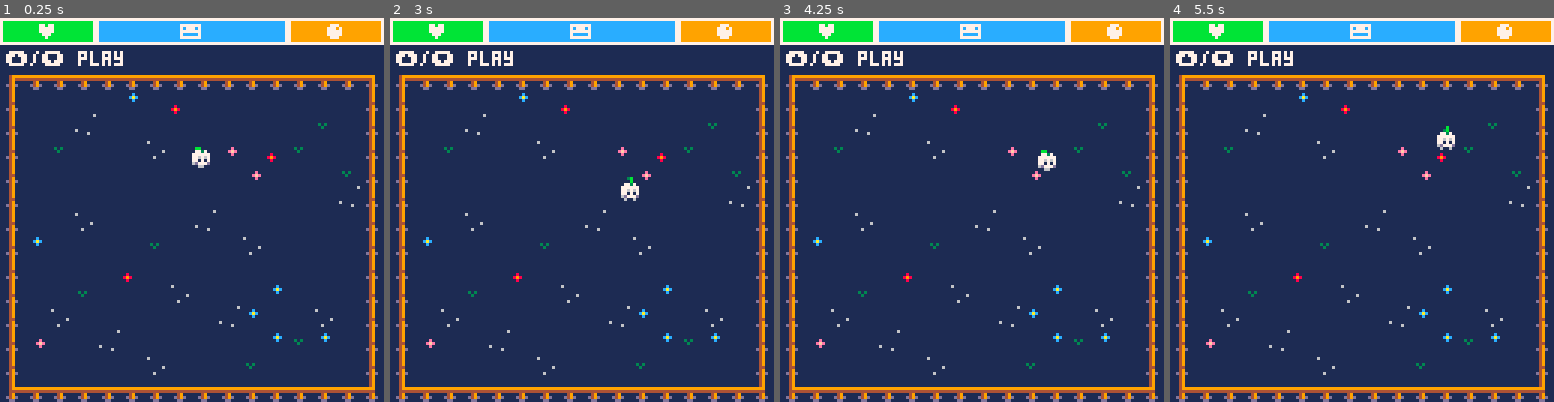
Above: before the commit, frames 1-4 (left to right).
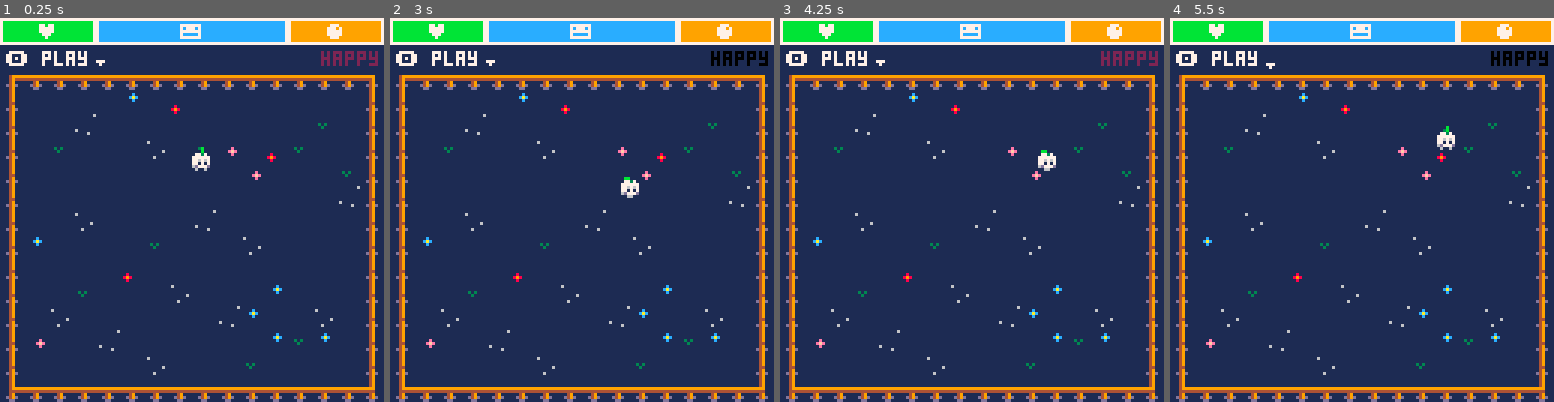
Above: after the commit, the same moments.

Repository: Skylarity/turnip-tot
Game: PICO-8 cartridge turnip-tot.p8
Same seed, same stepped clock (60 frames per second), same inputs: the game is played once before the commit and once after it.
Inputs:
- Up to frame 1 (0.25 s): no input
- Up to frame 2 (3 s): tap O (Z key) at 0.33, 0.7, 1.43, 2.22 s; tap X (X key) at 1.07, 2.07, 2.4, 2.73 s; hold Down 2.42-2.82 s
- Up to frame 3 (4.25 s): tap X (X key) every 0.33 s from 3.07 to 4.07 s; tap O (Z key) at 3.1, 3.98 s; hold Up 3.58-4.08 s
- Up to frame 4 (5.5 s): tap X (X key) every 0.33 s from 4.4 to 5.4 s; hold Down 4.58-5.08 s; tap O (Z key) at 4.87 s

The runs differ from the first frame. In frame 1, 1.0% of the frame differs, in the area x 3-99%, y 8-40%; in frame 2, 1.0%; in frame 3, 0.8%; in frame 4, 0.8%.

Commit message:
Cleaned up UI and started Tot moods

Diff:
--- a/turnip-tot.p8
+++ b/turnip-tot.p8
@@ -169,7 +169,7 @@
 
 -- debug --
 function log(txt,x,y)
-	print(txt,x,y,flr(time())%2==0 and 0 or 2)
+	print(txt,x,y,flr(time()*4)%2==0 and 0 or 2)
 end
 -->8
 -- turnip tot class --
@@ -187,7 +187,8 @@
 	this.hpmax = 255
 	this.hp = this.hpmax
 	this.happymax = 255
-	this.mood = "happy"
+	this.mood_i = 1 --happy
+	this.mood = nil
 	this.happy = this.happymax
 	this.hungermax = 255
 	this.hunger = this.hungermax
@@ -197,7 +198,7 @@
 	if saved == 1 then
 		this.age = dget(save_age)
 		this.hp = dget(save_hp)
-		this.mood = dget(save_mood)
+		this.mood_i = dget(save_mood)
 		this.happy = dget(save_happy)
 		this.hunger = dget(save_hunger)
 	end
@@ -205,6 +206,9 @@
 	-- gfx --
 	this.spr = this.age==0 and 3 or 4
 	this.spr_off = 0
+
+	-- mood --
+	init_tot_mood(this.mood_i,this)
 
 	-- movement --
 	this.roam = true
@@ -239,9 +243,13 @@
 
 	-- hunger --
 	this.hunger -= this.hungerrate
+
+	-- saving --
+	--save_tot(this)
 end,
 draw=function(this)
-	this.spr_off += 0.25
+	-- tot --
+	this.spr_off += this.moving and 0.25 or 0
 	if this.age == 0 then
 		if this.moving then
 			this.spr = 19+this.spr_off%2
@@ -256,10 +264,27 @@
 		end
 	end
 	spr(this.spr,this.x,this.y,1,1,this.flip.x,this.flip.y)
+
+	-- mood --
+	log(this.mood.name,
+			127-(#this.mood.name*4),
+			11)
 end
 }
 add(classes,turnip_tot)
 
+function save_tot(tot)
+	dset(save_age,this.age)
+	dset(save_hp,this.hp)
+	dset(save_mood,this.mood)
+	dset(save_happy,this.happy)
+	dset(save_hunger,this.hunger)
+
+	-- set flag
+	saved = 1
+	dset(dget(save_game_saved),saved)
+end
+
 function get_rnd_tot_spot(x,y)
 	local range = 32
 
@@ -272,6 +297,80 @@
 	return {x=x,y=y}
 end
 
+function init_tot_mood(i,tot)
+	tot.mood = tot_moods[i]
+	if tot.mood.init != nil then
+		tot.mood.init(tot)
+	end
+end
+
+tot_moods = {
+--█ happy █--
+{
+name="happy",
+init=function(tot)
+	--todo
+end,
+update=function(tot)
+	--todo
+end,
+draw=function(tot)
+	--todo
+end
+},
+--█ bored █--
+{
+name="bored",
+init=function(tot)
+	--todo
+end,
+update=function(tot)
+	--todo
+end,
+draw=function(tot)
+	--todo
+end
+},
+--█ sad █--
+{
+name="sad",
+init=function(tot)
+	--todo
+end,
+update=function(tot)
+	--todo
+end,
+draw=function(tot)
+	--todo
+end
+},
+--█ hungry █--
+{
+name="hungry",
+init=function(tot)
+	--todo
+end,
+update=function(tot)
+	--todo
+end,
+draw=function(tot)
+	--todo
+end
+},
+--█ sick █--
+{
+name="sick",
+init=function(tot)
+	--todo
+end,
+update=function(tot)
+	--todo
+end,
+draw=function(tot)
+	--todo
+end
+}
+}
 -->8
 -- ui --
 --------
@@ -338,7 +437,7 @@
 
 player = {
 init=function(p)
-	init_state(p_states[1],p)
+	init_p_state(p_states[1],p)
 end,
 update=function(p)
 	if p.state.update != nil then
@@ -353,7 +452,7 @@
 }
 add(classes,player)
 
-function init_state(state,p)
+function init_p_state(state,p)
 	p.state = state
 	if p.state.init != nil then
 		p.state.init(p)
@@ -372,12 +471,21 @@
 	if btnp(⬇️) then p.cur_sel+=1 end
 	p.cur_sel = mid(2,p.cur_sel,5)
 	if btnp(🅾️) then
-		init_state(p_states[p.cur_sel],p)
+		init_p_state(p_states[p.cur_sel],p)
 	end
 end,
 draw=function(p)
-	print("⬆️/⬇️ "..p_states[p.cur_sel].name,
+	print("🅾️ "..p_states[p.cur_sel].name,
 			2,11,7)
+
+	local wobble = sin(time())
+
+	if p.cur_sel > 2 then
+		spr(34,12+16+2,10+wobble)
+	end
+	if p.cur_sel < 5 then
+		spr(35,12+16+2,10+wobble)
+	end
 end
 },
 --█ 2 - play █--
@@ -432,7 +540,7 @@
 
 function to_idle_state(p)
 	if btnp(❎) then
-		init_state(p_states[1],p)
+		init_p_state(p_states[1],p)
 	end
 end
 
@@ -458,11 +566,11 @@
 0000000000600600000000000000000000d777000000000000000000000000000000000000000000000000000000000000000000000000000000000000000000
 00000000000490000000000000000000000000000000000000000000000000000000000000000000000000000000000000000000000000000000000000000000
 00000000000490000000000000000000000000000000000000000000000000000000000000000000000000000000000000000000000000000000000000000000
-00000000000490000000000000000000000000000000000000000000000000000000000000000000000000000000000000000000000000000000000000000000
-99999999000490000000000000000000000000000000000000000000000000000000000000000000000000000000000000000000000000000000000000000000
+00000000000490000007000000000000000000000000000000000000000000000000000000000000000000000000000000000000000000000000000000000000
+99999999000490000077700000000000000000000000000000000000000000000000000000000000000000000000000000000000000000000000000000000000
 44444444000440000000000000000000000000000000000000000000000000000000000000000000000000000000000000000000000000000000000000000000
-00049000000490000000000000000000000000000000000000000000000000000000000000000000000000000000000000000000000000000000000000000000
-00d49d0000d49d000000000000000000000000000000000000000000000000000000000000000000000000000000000000000000000000000000000000000000
+00049000000490000000000000777000000000000000000000000000000000000000000000000000000000000000000000000000000000000000000000000000
+00d49d0000d49d000000000000070000000000000000000000000000000000000000000000000000000000000000000000000000000000000000000000000000
 000dd000000490000000000000000000000000000000000000000000000000000000000000000000000000000000000000000000000000000000000000000000
 00049000000490000000000000000000000000000000000000000000000000000000000000000000000000000000000000000000000000000000000000000000
 00049000000490000000000000000000000000000000000000000000000000000000000000000000000000000000000000000000000000000000000000000000
